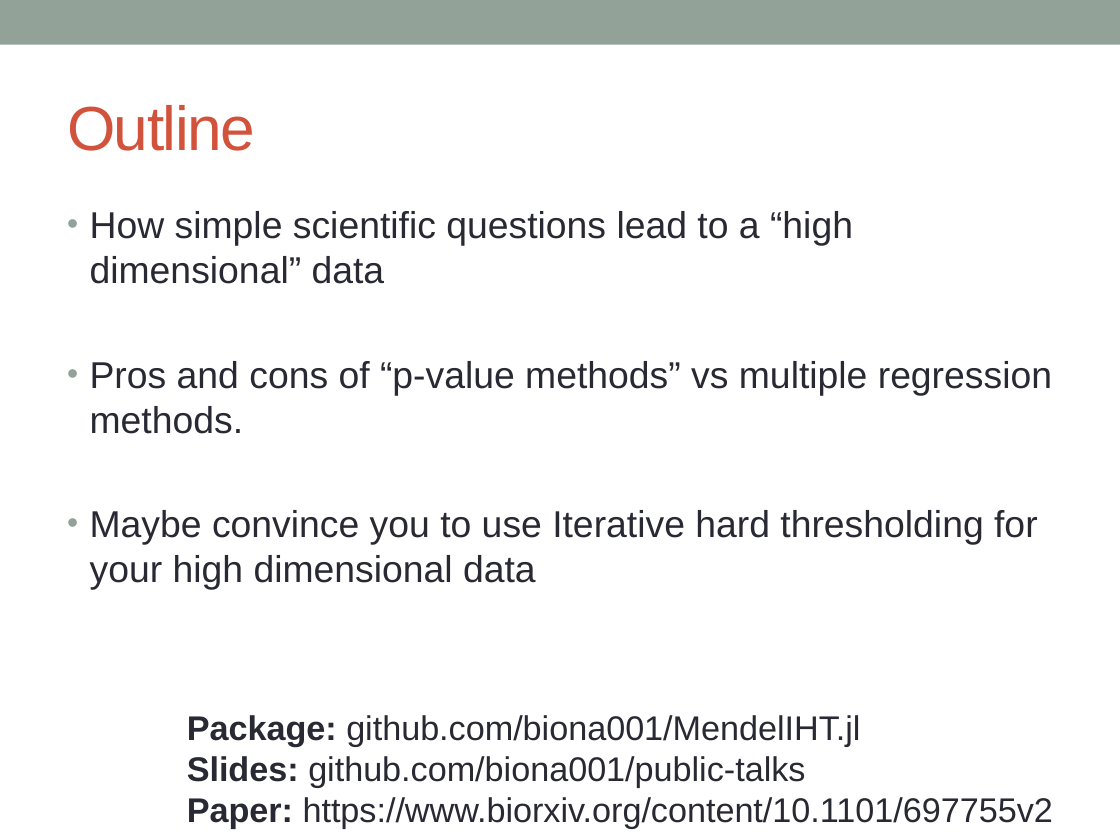
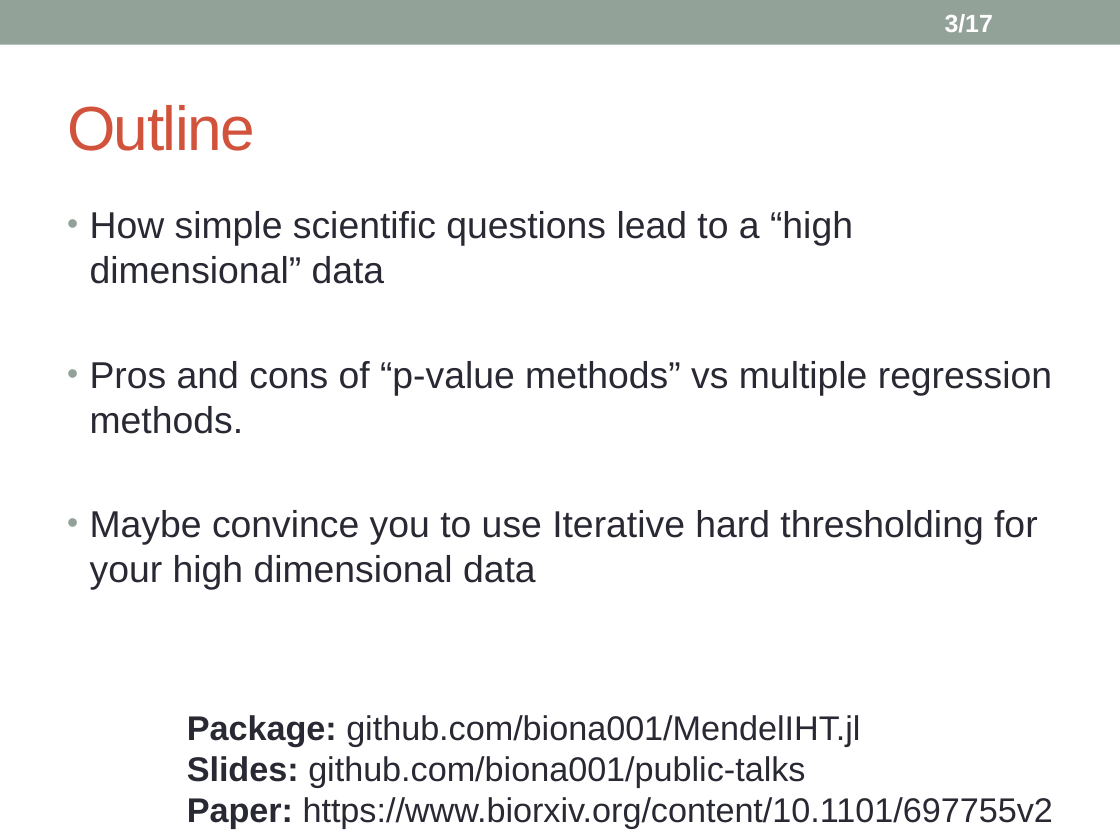
Before and after one commit to biona001/public-talks, a slide deck: slide 3 of QCBio luncheon 2020/Presentation1.pptx. Drawn at 1120x840 pixels with LibreOffice and Linux fonts; fonts in the diff are those of the drawing. Boxes give left, top, right and bottom in pixels: in the first picture for what was removed or moved away, otherwise in the second. Text is boxed around its words. In the diff, an @@ line names an element or a change of style, - is before the commit and + after.

```diff
--- a/QCBio luncheon 2020/Presentation1.pptx
+++ b/QCBio luncheon 2020/Presentation1.pptx
@@ page number added at [945,14,993,33], 16 pt, text #FFFFFF, bold @@
+3/17
```
Also in this commit, not shown: 8 other slides changed, 7 slides added, 2 slides removed, 1 other file.
